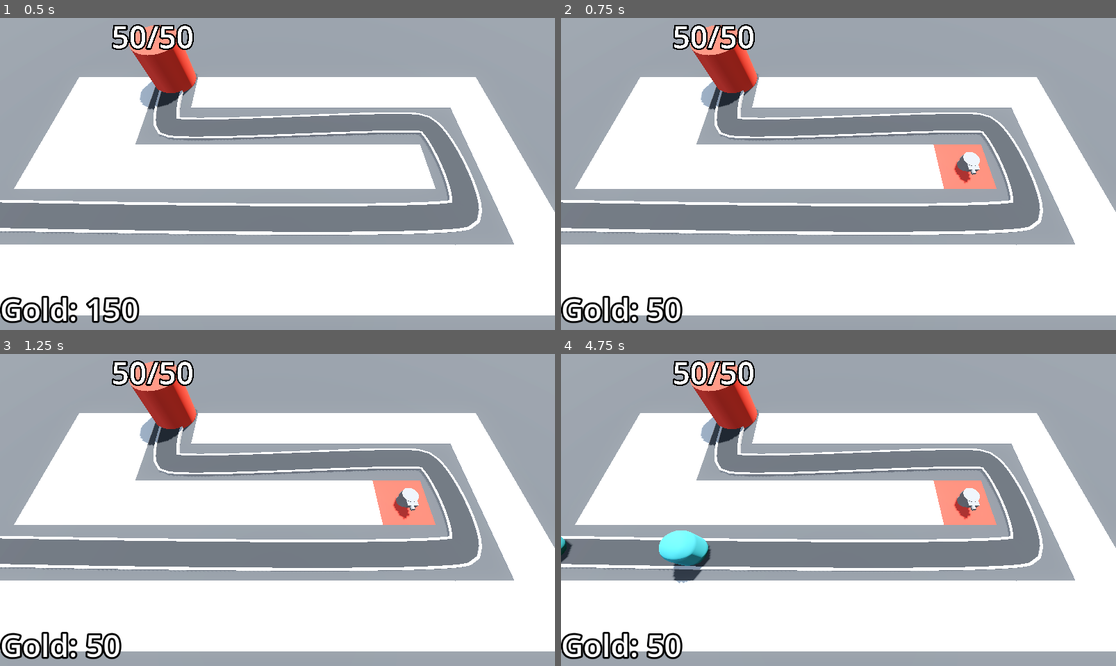
Above: before the commit, frames 1-4 (two rows, left to right).
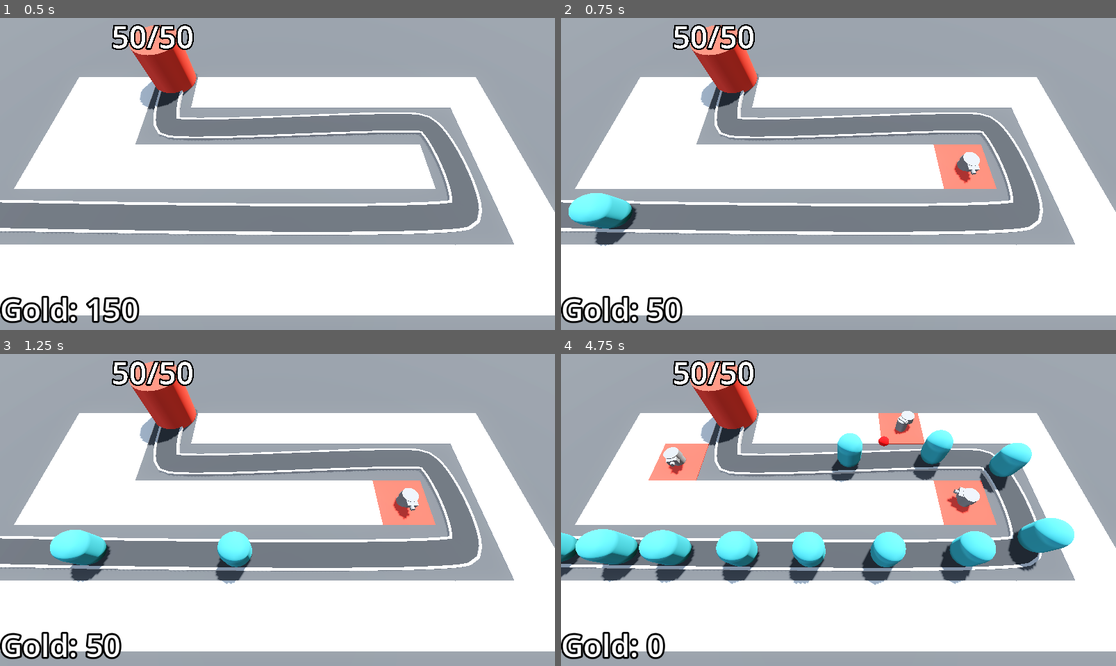
Above: after the commit, the same moments.

Repository: cpurdy-cs/Barbarian-Blaster-Class
Game: Godot game, scene res://base_level.tscn
The game is run twice, just before and just after one commit, with the same random seed, the same clock (stepped at 60 frames per second) and the same inputs.
Inputs (mouse positions are in pixels of both pictures, inside the frame that each line leads up to):
- Up to frame 1 (0.5 s): no input
- Up to frame 2 (0.75 s): tap Enter at 0.5 s; move the mouse to (960, 158) at 0.52 s; click (960, 158) at 0.6 s
- Up to frame 3 (1.25 s): no input
- Up to frame 4 (4.75 s): move the mouse to (727, 525) at 1.27 s; click (727, 525) at 1.35 s; move the mouse to (894, 441) at 2.02 s; click (894, 441) at 2.1 s; move the mouse to (810, 572) at 2.77 s; click (810, 572) at 2.85 s; move the mouse to (1005, 556) at 3.52 s; click (1005, 556) at 3.6 s; move the mouse to (672, 463) at 4.27 s; click (672, 463) at 4.35 s

Frame 1 is identical in both runs. In frame 2, 1.3% of the frame differs, in the area x 1-14%, y 56-74%; in frame 3, 2.0%; in frame 4, 12%, in the area x 0-93%, y 18-98%.

Commit message:
add game end

Diff:
--- a/DifficultyManager/difficulty_manager.gd
+++ b/DifficultyManager/difficulty_manager.gd
@@ -5,8 +5,11 @@
 @export var enemy_health_curve : Curve
 @onready var timer: Timer = $Timer
 
+signal stop_spawning_enemies
+
 func _ready() -> void:
 	timer.start(game_length)
+	Engine.time_scale = 5
 
 func _process(delta: float) -> void:
 	pass
@@ -19,3 +22,7 @@
 
 func get_enemy_health() -> float:
 	return enemy_health_curve.sample(game_progress_ratio())
+
+
+func _on_timer_timeout() -> void:
+	stop_spawning_enemies.emit()
--- a/DifficultyManager/difficulty_manager.tscn
+++ b/DifficultyManager/difficulty_manager.tscn
@@ -7,10 +7,12 @@
 _data = [Vector2(0, 2), 0.0, -1.7500001, 0, 1, Vector2(1, 0.25), -1.7500001, 0.0, 1, 0]
 point_count = 2
 
-[node name="DifficultyManager" type="Node"]
+[node name="DifficultyManager" type="Node" unique_id=1241199309]
 script = ExtResource("1_ab1g6")
 spawn_time_curve = SubResource("Curve_ab1g6")
 
-[node name="Timer" type="Timer" parent="."]
+[node name="Timer" type="Timer" parent="." unique_id=1607804016]
 one_shot = true
 autostart = true
+
+[connection signal="timeout" from="Timer" to="." method="_on_timer_timeout"]
--- a/Enemy/enemy_path.gd
+++ b/Enemy/enemy_path.gd
@@ -1,16 +1,27 @@
 extends Path3D
 @onready var timer: Timer = $Timer
 
+@export var victory_layer : CanvasLayer
 @export var enemy_scene : PackedScene
 @export var difficulty_manager : Node
 func spawn_enemy() -> void:
 	var new_enemy = enemy_scene.instantiate()
 	new_enemy.max_health = difficulty_manager.get_enemy_health()
 	add_child(new_enemy)
-
+	new_enemy.tree_exited.connect(enemy_defeated)
 	timer.wait_time = difficulty_manager.get_spawn_time()
 
+func enemy_defeated() -> void:
+	if timer.is_stopped():
+		for child in get_children():
+			if child is Enemy:
+				return
+		victory_layer.visible = true
 
 
 func _on_timer_timeout() -> void:
 	spawn_enemy()
+
+
+func _on_difficulty_manager_stop_spawning_enemies() -> void:
+	timer.stop()
--- a/base_level.tscn
+++ b/base_level.tscn
@@ -77,9 +77,10 @@
 }
 metadata/_editor_floor_ = Vector3(0, 0, 0)
 
-[node name="EnemyPath" type="Path3D" parent="." unique_id=196923056 node_paths=PackedStringArray("difficulty_manager")]
+[node name="EnemyPath" type="Path3D" parent="." unique_id=196923056 node_paths=PackedStringArray("victory_layer", "difficulty_manager")]
 curve = SubResource("Curve3D_bo3yr")
 script = ExtResource("3_2elnx")
+victory_layer = NodePath("../VictoryLayer")
 enemy_scene = ExtResource("2_5vx1e")
 difficulty_manager = NodePath("../DifficultyManager")
 
@@ -160,4 +161,16 @@
 [node name="DifficultyManager" parent="." unique_id=1047859533 instance=ExtResource("9_xjg0i")]
 enemy_health_curve = SubResource("Curve_xjg0i")
 
+[node name="VictoryLayer" type="CanvasLayer" parent="." unique_id=2032535473]
+visible = false
+
+[node name="ColorRect" type="ColorRect" parent="VictoryLayer" unique_id=1145399664]
+anchors_preset = 15
+anchor_right = 1.0
+anchor_bottom = 1.0
+grow_horizontal = 2
+grow_vertical = 2
+color = Color(0, 0, 0, 0.39215687)
+
 [connection signal="timeout" from="EnemyPath/Timer" to="EnemyPath" method="_on_timer_timeout"]
+[connection signal="stop_spawning_enemies" from="DifficultyManager" to="EnemyPath" method="_on_difficulty_manager_stop_spawning_enemies"]
Not shown: 1 places in DifficultyManager/difficulty_manager.tscn that only renumber resources
